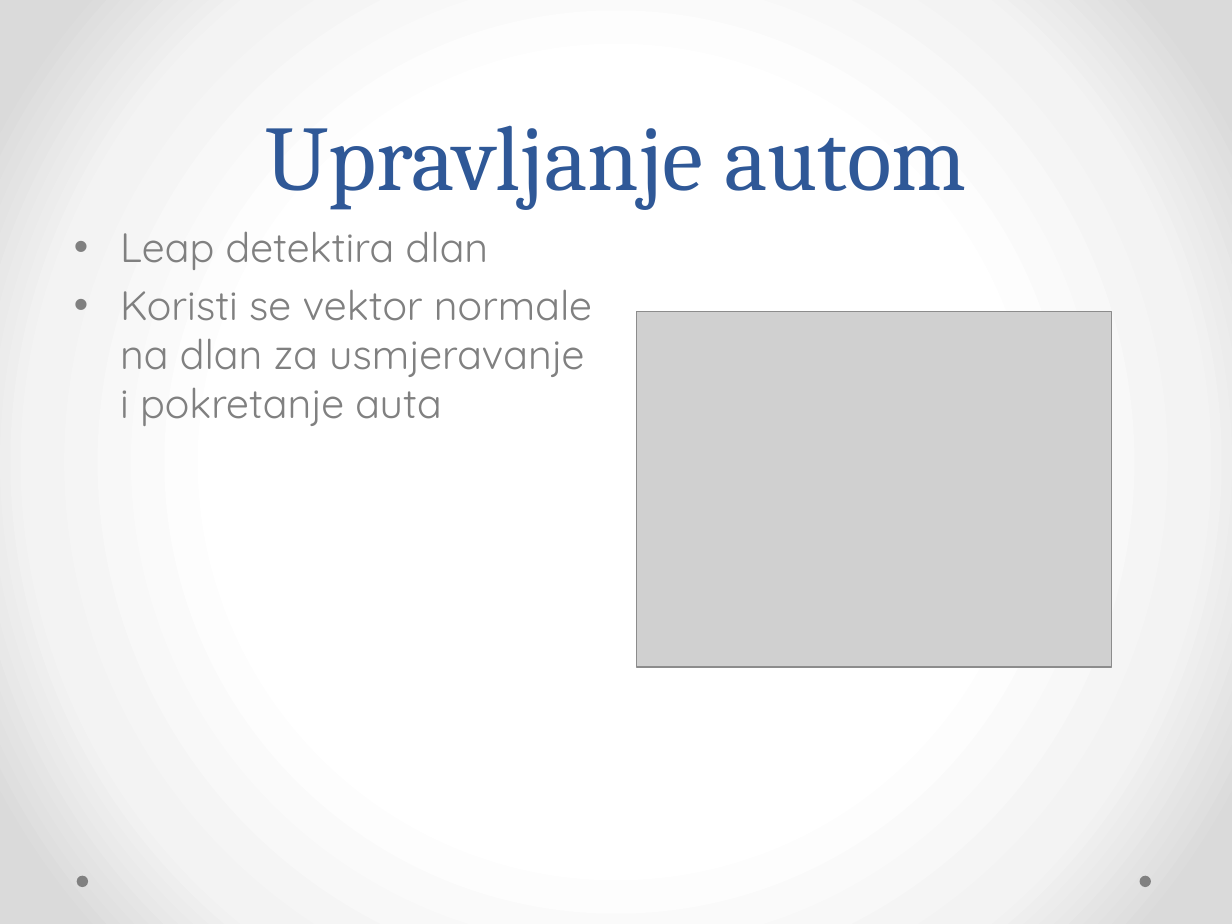
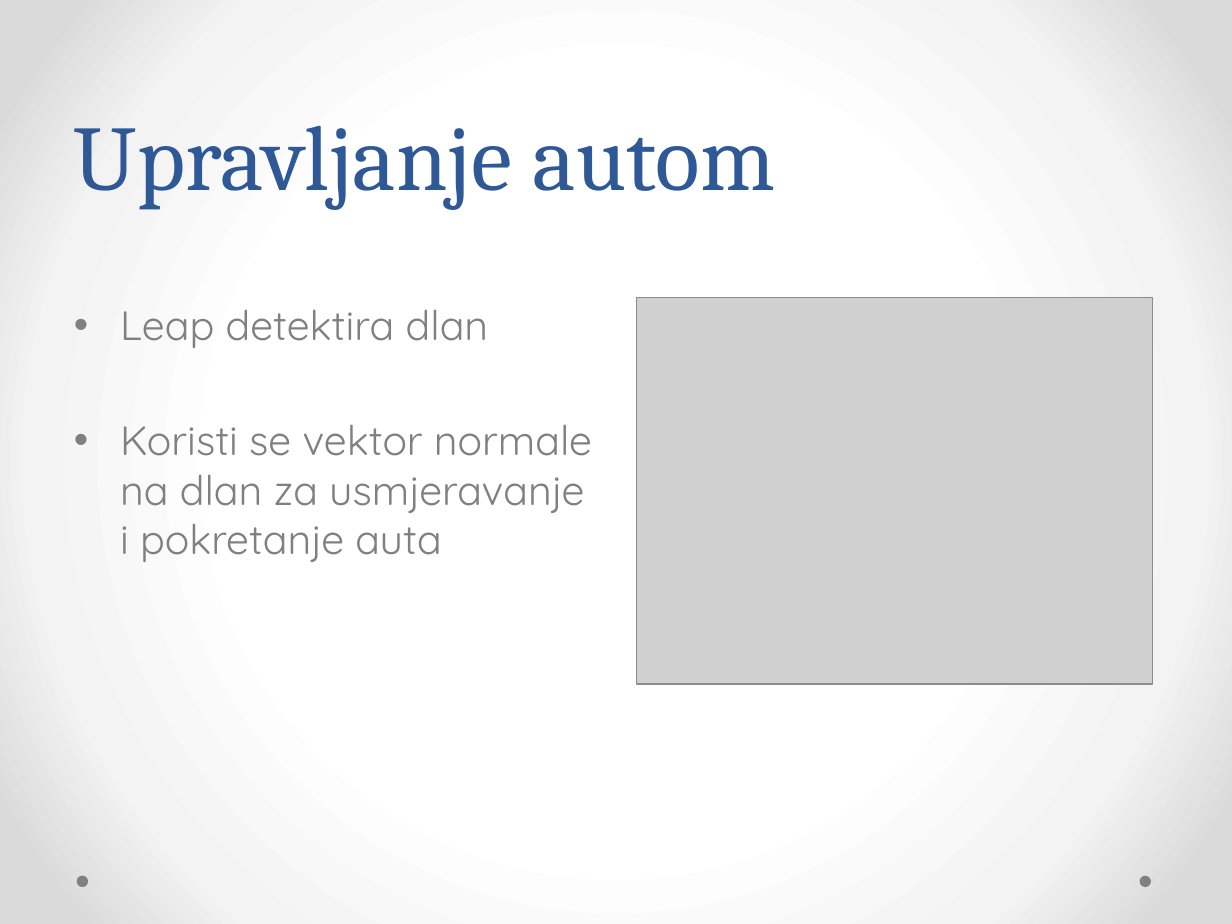
Before and after one commit to Bojanovski/IG-Project, a slide deck: slide 22 of Dokumentacija/Prezentacija.pptx (slide 16 before the commit). Drawn at 1232x924 pixels with LibreOffice and Linux fonts; fonts in the diff are those of the drawing; grey boxes stand for pictures. Boxes give left, top, right and bottom in pixels: in the first picture for what was removed or moved away, otherwise in the second. Text is boxed around its words. In the diff, an @@ line names an element or a change of style, - is before the commit and + after.

```diff
--- a/Dokumentacija/Prezentacija.pptx
+++ b/Dokumentacija/Prezentacija.pptx
@@ title "Upravljanje autom" at [74,125,776,210]: alignment centre to left @@
@@ text "Leap detektira dlan" rewrapped from [120,231,592,426] to [120,309,592,562] @@
@@ picture: place and size @@
-picture at [637,312,1111,668]
+picture at [637,298,1153,684]
```
Also in this commit, not shown: 9 other slides changed, 7 slides added, 6 other files.
